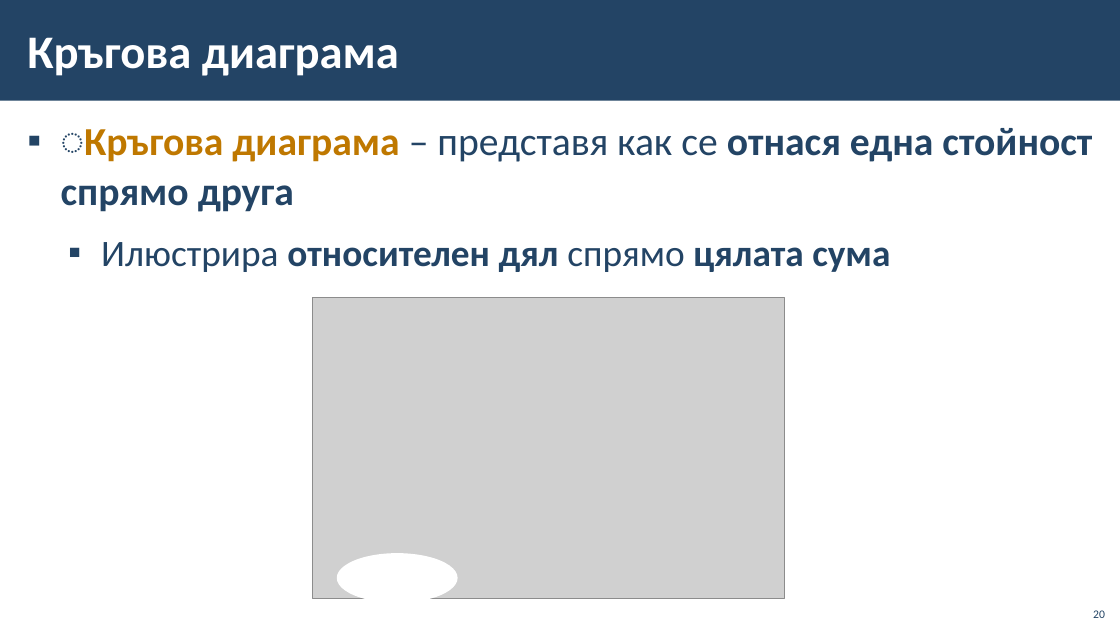
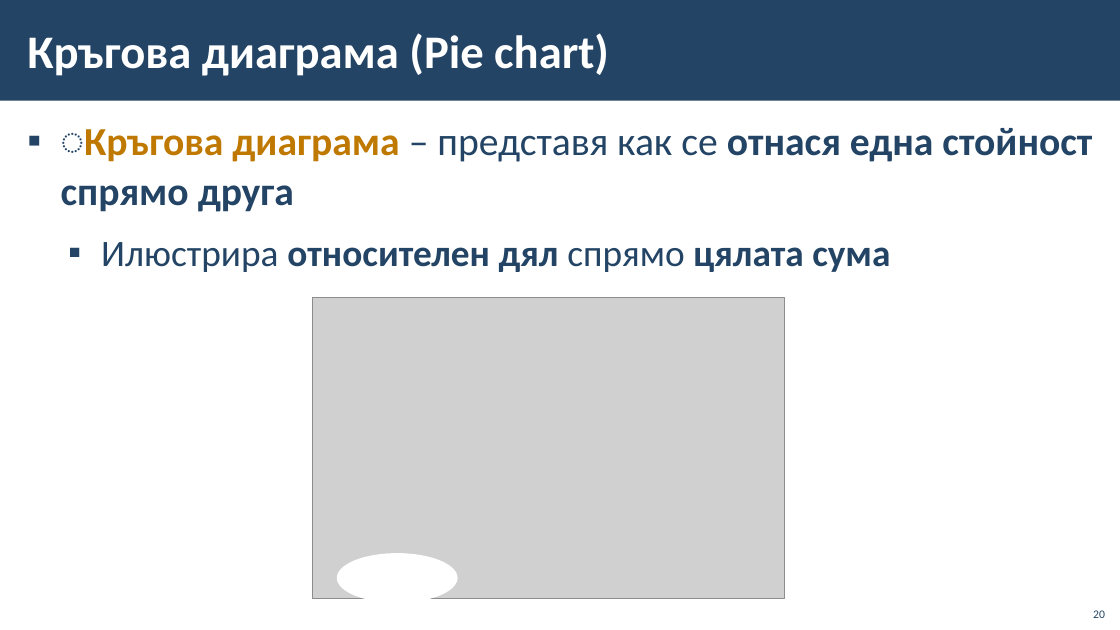
Before and after one commit to BG-IT-Edu/School-Programming, a slide deck: slide 20 of Courses/Computer-Modeling-and-IT/Computer-Modeling-and-IT-5-Class/29-Charts-and-Layout-of-Cells-and-Data/29-Charts-and-Layout-of-Cells-and-Data.pptx. Drawn at 1120x630 pixels with LibreOffice and Linux fonts; fonts in the diff are those of the drawing; grey boxes stand for pictures; background and template pictures are left out. Boxes give left, top, right and bottom in pixels: in the first picture for what was removed or moved away, otherwise in the second. Text is boxed around its words. In the diff, an @@ line names an element or a change of style, - is before the commit and + after.

Commit message:
Fixes and TODOs for charts and layout of cells and data slides

```diff
--- a/Courses/Computer-Modeling-and-IT/Computer-Modeling-and-IT-5-Class/29-Charts-and-Layout-of-Cells-and-Data/29-Charts-and-Layout-of-Cells-and-Data.pptx
+++ b/Courses/Computer-Modeling-and-IT/Computer-Modeling-and-IT-5-Class/29-Charts-and-Layout-of-Cells-and-Data/29-Charts-and-Layout-of-Cells-and-Data.pptx
@@ title at [27,33,609,76]: text changed @@
-Кръгова диаграма
+Кръгова диаграма (Pie chart)
```
Also in this commit, not shown: 14 other slides changed.
